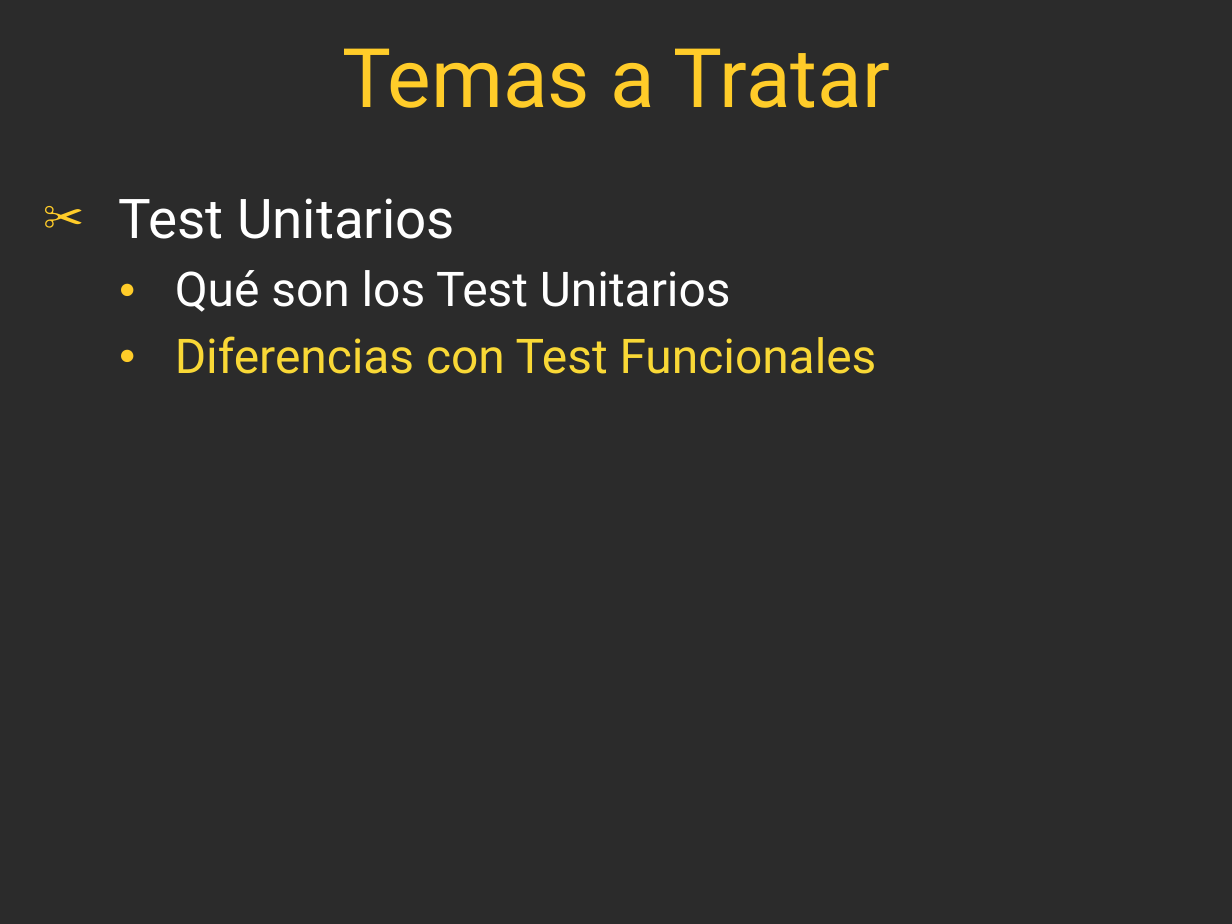
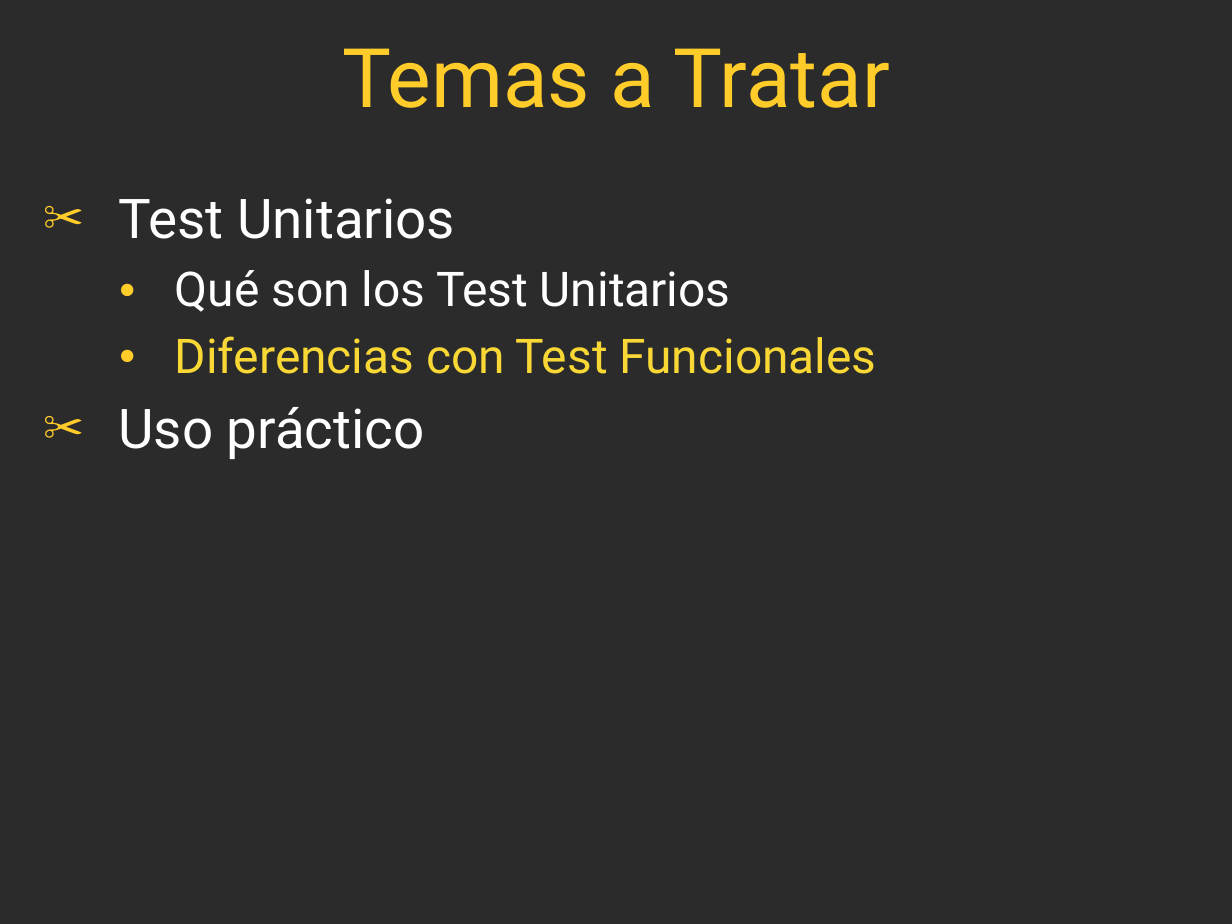
Before and after one commit to FedeDavila1984/utn_prog_y_lab_II, a slide deck: slide 6 of PPTs/ProgramacionII_Clase_16-2017.ppt. Drawn at 1232x924 pixels with LibreOffice and Linux fonts; fonts in the diff are those of the drawing; background and template pictures are left out; a plain dark background stands for a picture behind light text. Boxes give left, top, right and bottom in pixels: in the first picture for what was removed or moved away, otherwise in the second. Text is boxed around its words. In the diff, an @@ line names an element or a change of style, - is before the commit and + after.

```diff
--- a/PPTs/ProgramacionII_Clase_16-2017.ppt
+++ b/PPTs/ProgramacionII_Clase_16-2017.ppt
@@ text at <box>118,407,425,459</box>: paragraph added @@
+✂ Uso práctico
```
Also in this commit, not shown: 2 other slides changed, 10 slides added, 41 other files.
